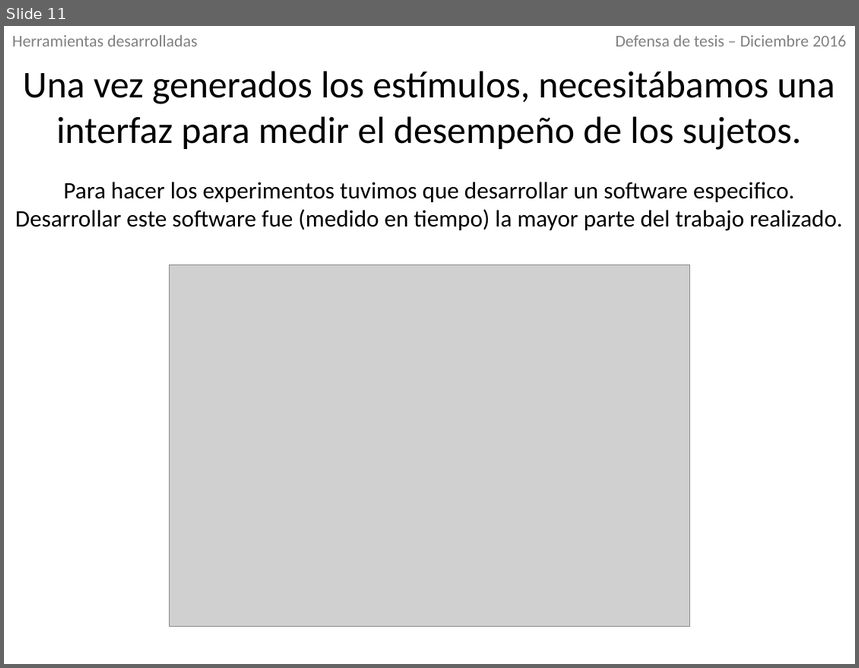
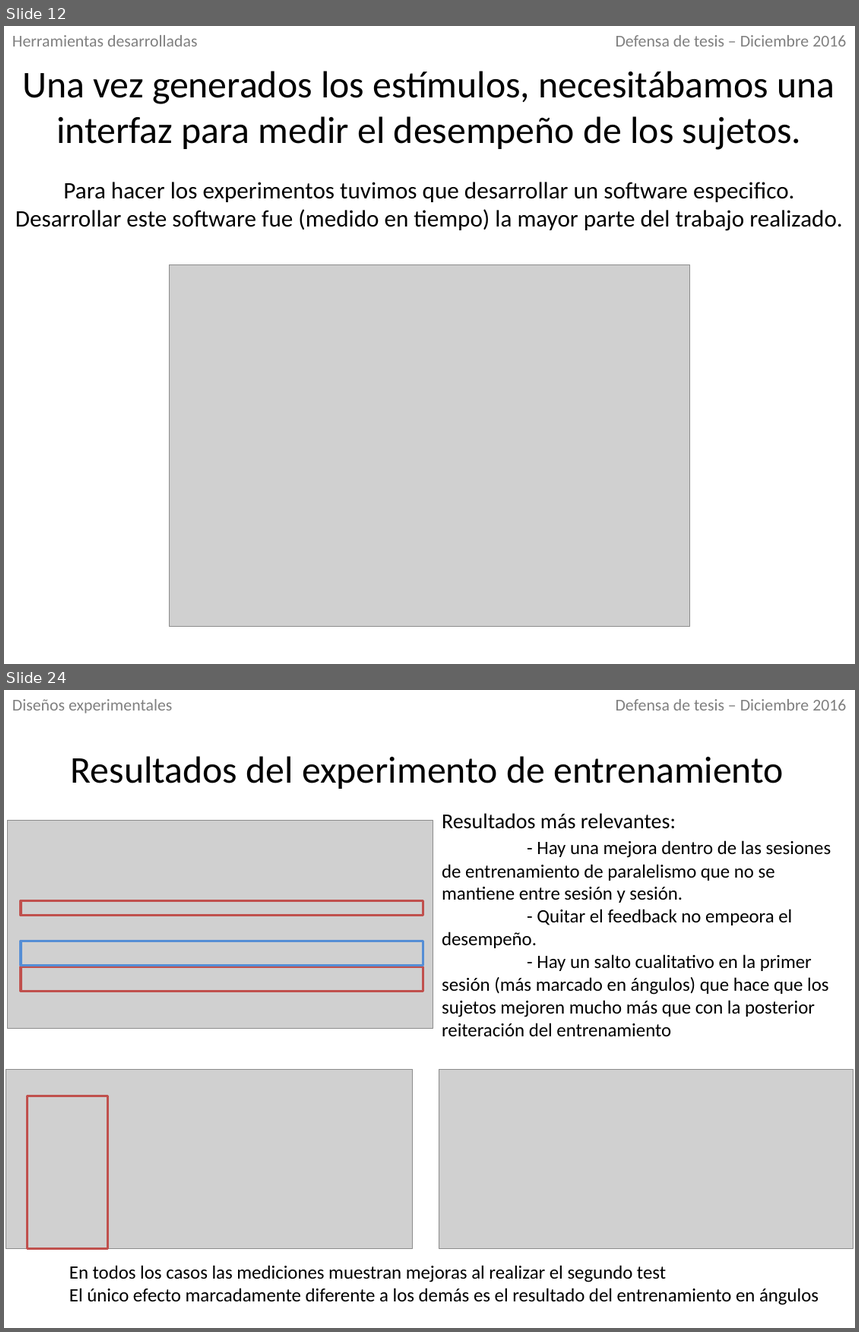
Before and after one commit to IoniUTDT/RedaccionTesis, a slide deck: Defensa/Defensa.pptx. Shown one above the other, each under a label of ours: slide 11 before the commit, slides 12 and 24 after it; the slides between them are not shown. The pictures are 859x668 and 859x1332 pixels, drawn with LibreOffice and Linux fonts; fonts in the diff are those of the drawing; grey boxes stand for pictures. Boxes give left, top, right and bottom in pixels: in the first picture for what was removed or moved away, otherwise in the second. Text is boxed around its words. In the diff, an @@ line names an element or a change of style, - is before the commit and + after.

```diff
--- a/Defensa/Defensa.pptx
+++ b/Defensa/Defensa.pptx
@@ slide 24 added at <box>4,690,855,1328</box>, background #FFFFFF @@
@@ text added at <box>12,699,172,714</box>, 14 pt, text #808080 @@
+Diseños experimentales
@@ text added at <box>616,699,846,711</box>, 14 pt, text #808080 @@
+Defensa de tesis – Diciembre 2016
@@ text added at <box>71,756,784,789</box>, 32 pt, text #000000 @@
+Resultados del experimento de entrenamiento
@@ picture added at <box>7,820,433,1028</box> @@
@@ text added at <box>442,813,832,1037</box>, 16 pt, text #000000 @@
+Resultados más relevantes:
+- Hay una mejora dentro de las sesiones de entrenamiento de paralelismo que no se mantiene entre sesión y sesión.
+- Quitar el feedback no empeora el desempeño.
+- Hay un salto cualitativo en la primer sesión (más marcado en ángulos) que hace que los sujetos mejoren mucho más que con la posterior reiteración del entrenamiento
@@ rectangle added at <box>21,901,423,916</box>, outline #C0504D 2 pt @@
@@ rectangle added at <box>21,941,423,965</box>, outline #558ED5 2 pt @@
@@ rectangle added at <box>21,967,423,990</box>, outline #C0504D 2 pt @@
@@ picture added at <box>6,1070,411,1249</box> @@
@@ picture added at <box>439,1070,853,1249</box> @@
@@ rectangle added at <box>28,1096,108,1249</box>, outline #C0504D 2 pt @@
@@ text added at <box>69,1265,819,1306</box>, 16 pt, text #000000 @@
+En todos los casos las mediciones muestran mejoras al realizar el segundo test
+El único efecto marcadamente diferente a los demás es el resultado del entrenamiento en ángulos
@@ what was slide 11 is now slide 12 @@
```
Also in this commit, not shown: 4 slides changed, 8 other slides added, 31 other files.
